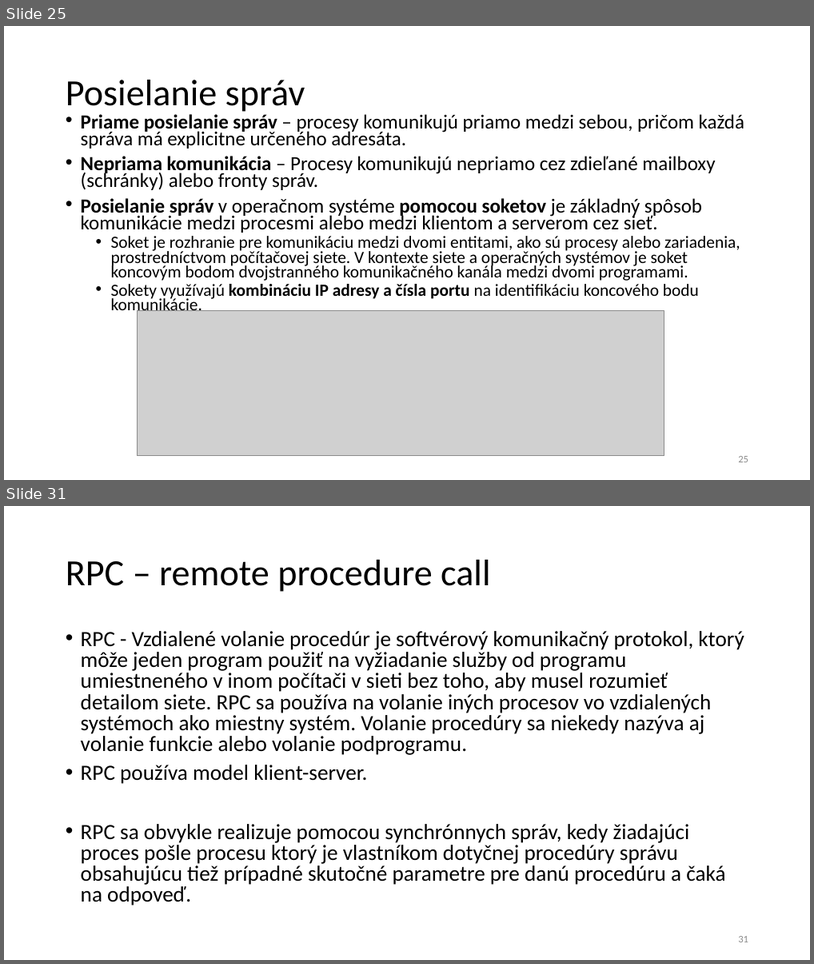
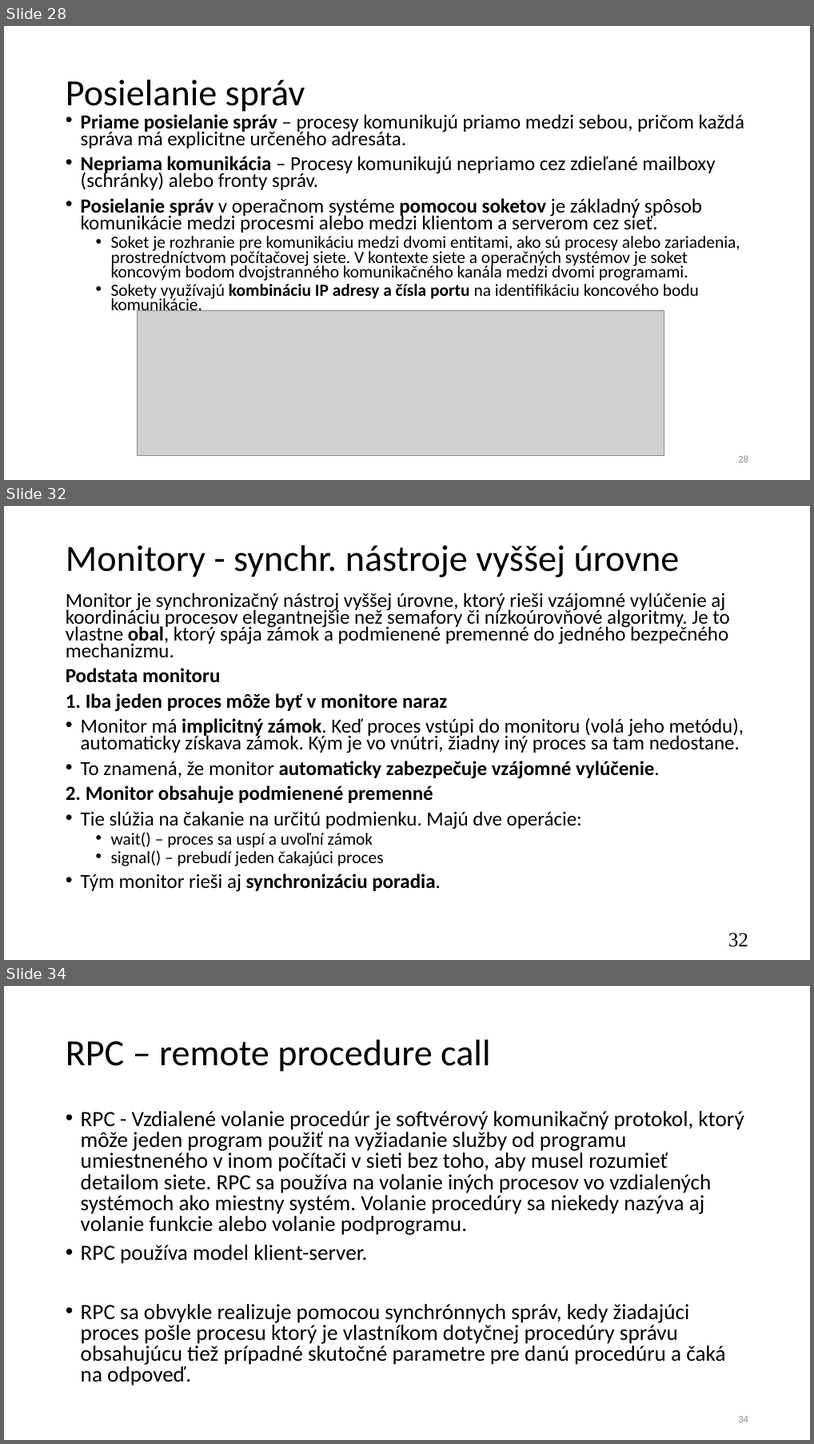
Before and after one commit to jb23lm87/OS-prednasky, a slide deck: OS 2 Úvod do paralélnych procesov a synchronizácie.pptx. Shown one above the other, each under a label of ours: slides 25 and 31 before the commit, slides 28, 32 and 34 after it; the slides between them are not shown. The pictures are 814x964 and 814x1444 pixels, drawn with LibreOffice and Linux fonts; fonts in the diff are those of the drawing; grey boxes stand for pictures. Boxes give left, top, right and bottom in pixels: in the first picture for what was removed or moved away, otherwise in the second. Text is boxed around its words. In the diff, an @@ line names an element or a change of style, - is before the commit and + after.

```diff
--- a/OS 2 Úvod do paralélnych procesov a synchronizácie.pptx
+++ b/OS 2 Úvod do paralélnych procesov a synchronizácie.pptx
@@ slide 32 added at [4,506,810,960], background #FFFFFF @@
@@ title added at [66,545,680,577], 44 pt, text #000000 @@
+Monitory - synchr. nástroje vyššej úrovne
@@ text added at [66,592,745,892], 23.8 pt, text #000000 @@
+Monitor je synchronizačný nástroj vyššej úrovne, ktorý rieši vzájomné vylúčenie aj koordináciu procesov elegantnejšie než semafory či nízkoúrovňové algoritmy. Je to vlastne obal, ktorý spája zámok a podmienené premenné do jedného bezpečného mechanizmu.
+Podstata monitoru
+1. Iba jeden proces môže byť v monitore naraz
+• Monitor má implicitný zámok. Keď proces vstúpi do monitoru (volá jeho metódu), automaticky získava zámok. Kým je vo vnútri, žiadny iný proces sa tam nedostane.
+• To znamená, že monitor automaticky zabezpečuje vzájomné vylúčenie.
+2. Monitor obsahuje podmienené premenné
+• Tie slúžia na čakanie na určitú podmienku. Majú dve operácie:
+  • wait() – proces sa uspí a uvoľní zámok
+  • signal() – prebudí jeden čakajúci proces
+• Tým monitor rieši aj synchronizáciu poradia.
@@ page number added at [729,932,749,947], 24 pt, text #000000 @@
+32
@@ what was slide 25 is now slide 28 @@
@@ what was slide 31 is now slide 34 @@
@@ page number at [738,1416,749,1422]: text changed @@
-31
+34
```
Also in this commit, not shown: 14 slides changed, 6 other slides added, 8 slides removed.
